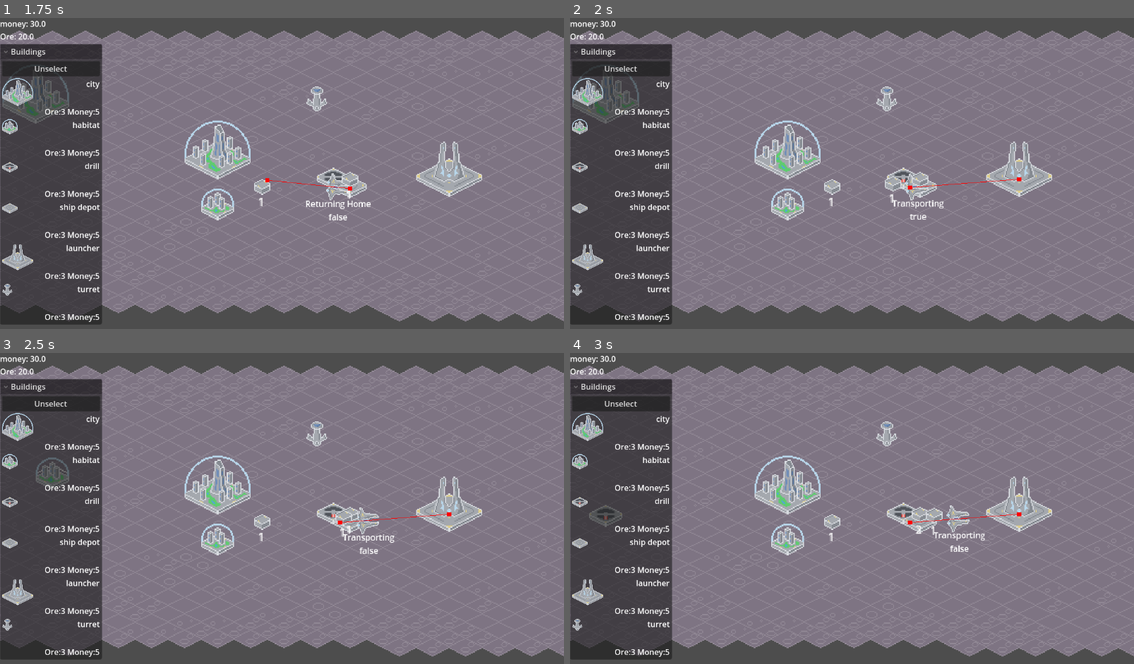
Above: before the commit, frames 1-4 (two rows, left to right).
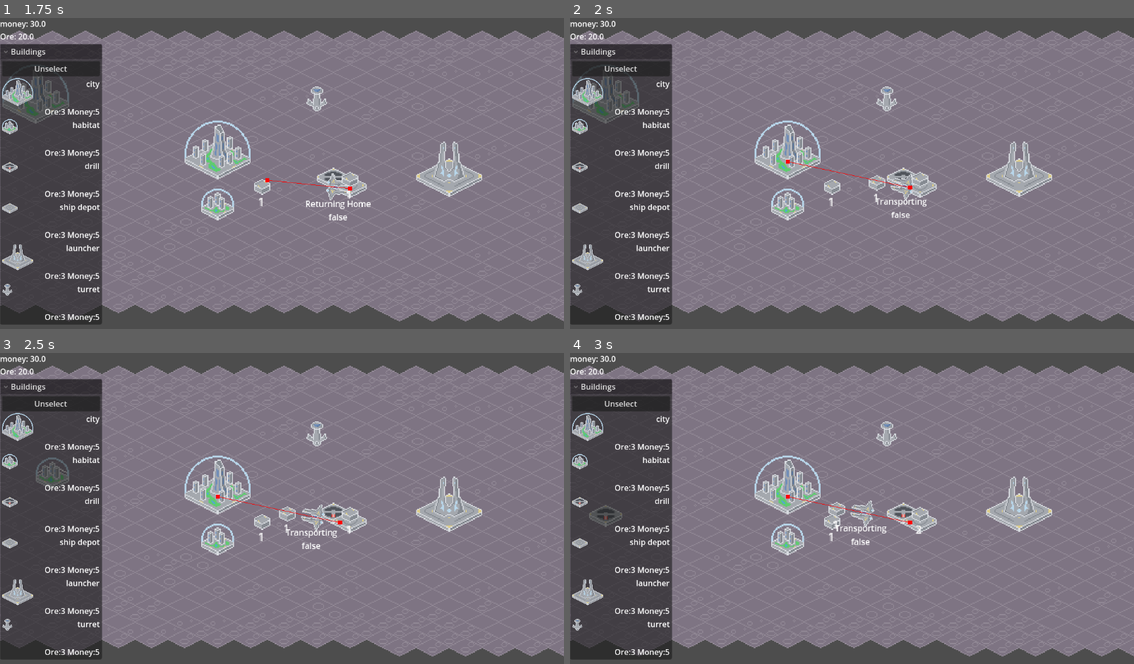
Above: after the commit, the same moments.

Repository: kevinn-t/cmpm-170-tower-defense
Game: Godot game, scene res://main scene.tscn
Two runs of this game, one before a commit and one after it. Both use one fixed random seed, a clock stepped at 60 frames per second and the inputs below.
Inputs:
- Up to frame 1 (1.75 s): click "Unselect" at 0.5 s; click "city" at 1.25 s
- Up to frame 2 (2 s): no input
- Up to frame 3 (2.5 s): click "habitat" at 2 s
- Up to frame 4 (3 s): click "drill" at 2.75 s

Frame 1 is identical in both runs. In frame 2, 0.7% of the frame differs, in the area x 38-81%, y 45-65%; in frame 3, 0.9%; in frame 4, 0.9%, in the area x 38-81%, y 45-64%.

Commit message:
cities now connected to on_delivery

Diff:
--- a/Prefabs/city_center.tscn
+++ b/Prefabs/city_center.tscn
@@ -14,3 +14,5 @@
 visible = false
 polygon = PackedVector2Array(32, 0, 0, -16, -32, 0, 0, 16)
 disabled = true
+
+[connection signal="onDelivery" from="." to="." method="_on_delivery"]
--- a/Scripts/city_center.gd
+++ b/Scripts/city_center.gd
@@ -2,9 +2,7 @@
 
 var game_manager : Node
 
-#func _ready() -> void:
-	#game_manager = $"../Game Manager"
-#
-#func upgrade() -> void:
-	#game_manager.total_population += 5
-	#game_manager.unemployed_population += 5
+@onready var gm : GameManager = $"../.."
+
+func _on_delivery(ore: Variant) -> void:
+	gm.stored["ore"] += ore
--- a/main scene.tscn
+++ b/main scene.tscn
@@ -110,7 +110,7 @@
 
 [node name="Ship Depot" parent="Buildings" node_paths=PackedStringArray("destination") instance=ExtResource("4_aqyhw")]
 position = Vector2(80, 8)
-destination = NodePath("../Launcher")
+destination = NodePath("../City Center")
 
 [node name="Container" parent="Buildings/Ship Depot" instance=ExtResource("10_neqfu")]
 z_index = -1
